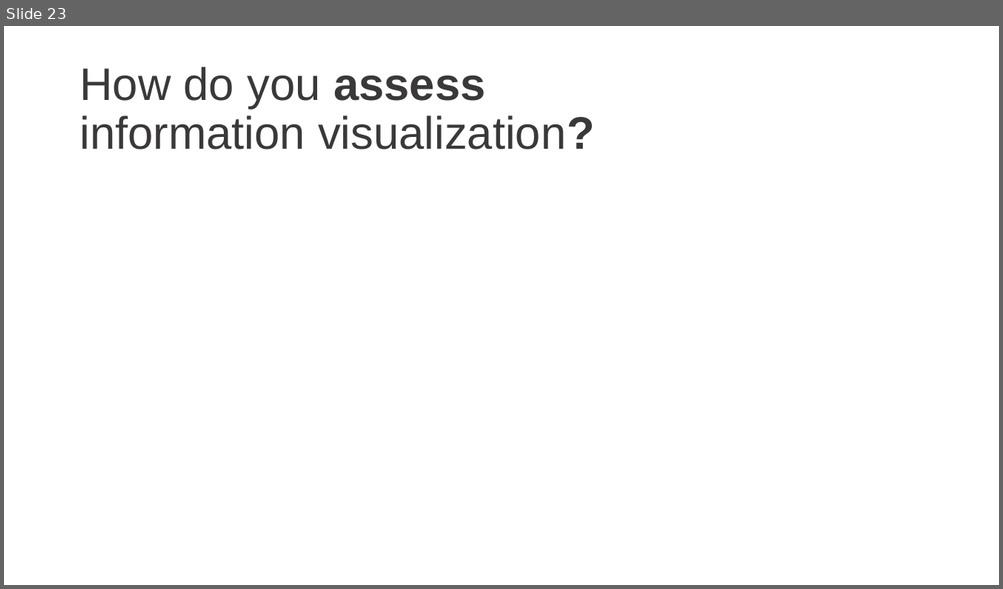
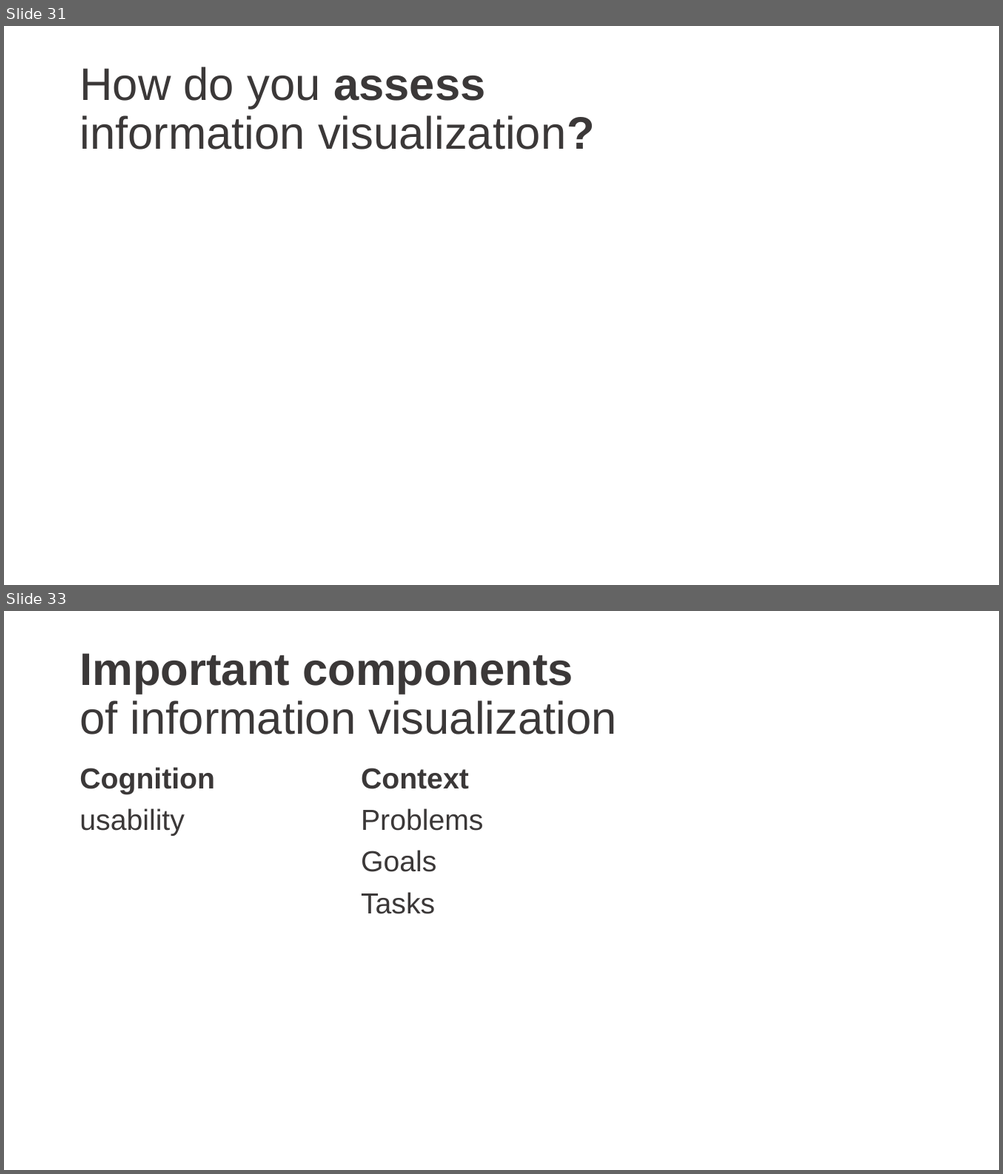
Before and after one commit to cathrynploehn-NIST/Visualizationintroduction, a slide deck: Information Visualization.pptx. Shown one above the other, each under a label of ours: slide 23 before the commit, slides 31 and 33 after it; the slides between them are not shown. The pictures are 1003x589 and 1003x1174 pixels, drawn with LibreOffice and Linux fonts; fonts in the diff are those of the drawing. Boxes give left, top, right and bottom in pixels: in the first picture for what was removed or moved away, otherwise in the second. Text is boxed around its words. In the diff, an @@ line names an element or a change of style, - is before the commit and + after.

```diff
--- a/Information Visualization.pptx
+++ b/Information Visualization.pptx
@@ slide 33 added at <box>4,611,999,1170</box>, background #FFFFFF @@
@@ title added at <box>79,653,616,735</box>, 44 pt, text #3B3838 @@
+Important components
+of information visualization
@@ text added at <box>79,767,483,914</box>, 28 pt, text #3B3838 @@
+Cognition
+usability
+Context
+Problems
+Goals
+Tasks
@@ what was slide 23 is now slide 31 @@
```
Also in this commit, not shown: 9 other slides added.
